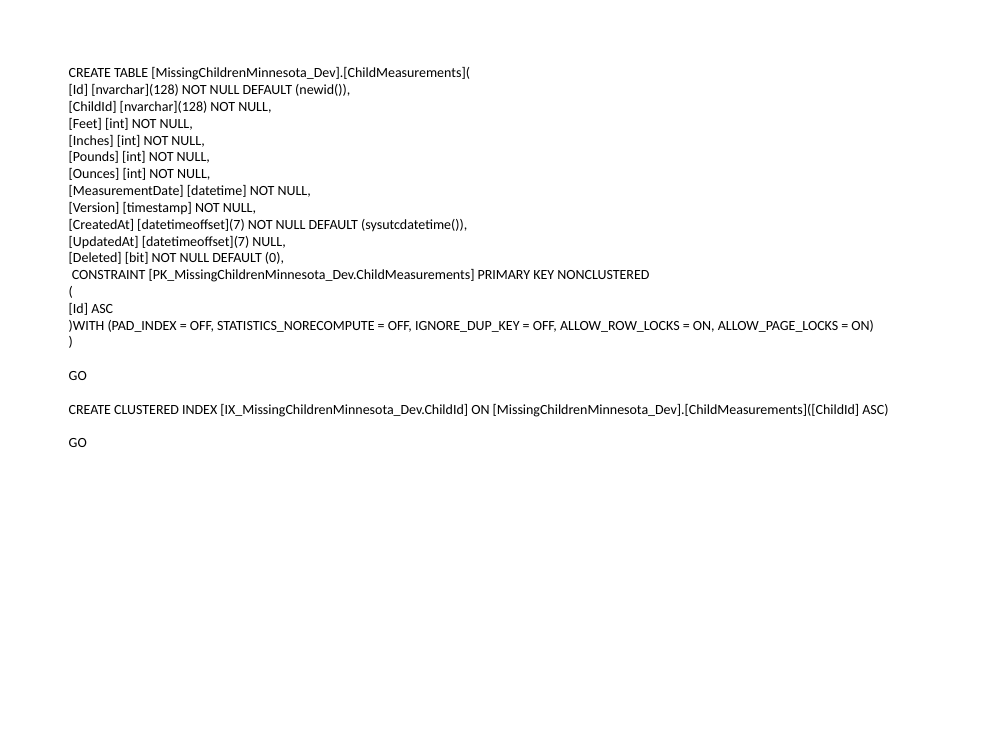
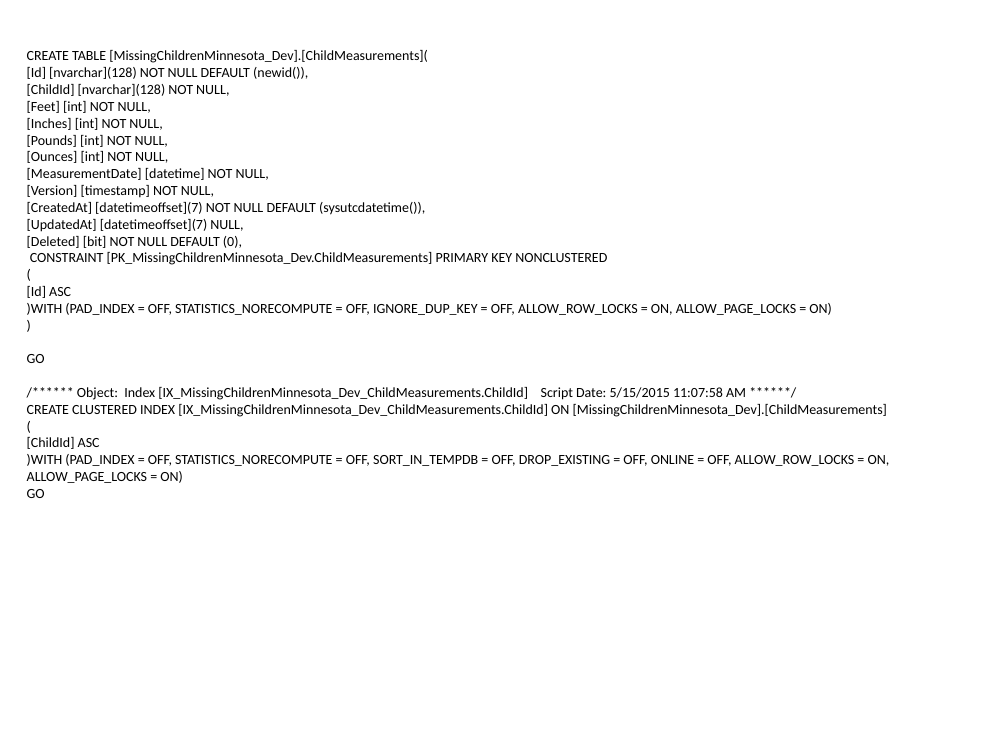
Before and after one commit to Magenic/MissingChildrenMinnesota, a slide deck: slide 10 of Docs/MCM Application Flow.pptx. Drawn at 1008x756 pixels with LibreOffice and Linux fonts; fonts in the diff are those of the drawing. Boxes give left, top, right and bottom in pixels: in the first picture for what was removed or moved away, otherwise in the second. Text is boxed around its words. In the diff, an @@ line names an element or a change of style, - is before the commit and + after.

Commit message:
changed to include the script info for IDCheckListItems, ChildCheckListItems, and StaticContents

```diff
--- a/Docs/MCM Application Flow.pptx
+++ b/Docs/MCM Application Flow.pptx
@@ text "CREATE TABLE [MissingChildrenMinnesota_Dev].[ChildMeasuremen ...": place and size @@
-text "CREATE TABLE [MissingChildrenMinnesota_Dev].[ChildMeasuremen ..." at (69,67,888,447)
+text "CREATE TABLE [MissingChildrenMinnesota_Dev].[ChildMeasuremen ..." at (27,50,890,498)
@@ text at (27,387,890,483): text changed @@
-CREATE CLUSTERED INDEX [IX_MissingChildrenMinnesota_Dev.ChildId] ON [MissingChildrenMinnesota_Dev].[ChildMeasurements]([ChildId] ASC)
+/****** Object: Index [IX_MissingChildrenMinnesota_Dev_ChildMeasurements.ChildId] Script Date: 5/15/2015 11:07:58 AM ******/
+CREATE CLUSTERED INDEX [IX_MissingChildrenMinnesota_Dev_ChildMeasurements.ChildId] ON [MissingChildrenMinnesota_Dev].[ChildMeasurements]
+(
+[ChildId] ASC
+)WITH (PAD_INDEX = OFF, STATISTICS_NORECOMPUTE = OFF, SORT_IN_TEMPDB = OFF, DROP_EXISTING = OFF, ONLINE = OFF, ALLOW_ROW_LOCKS = ON, ALLOW_PAGE_LOCKS = ON)
```
Also in this commit, not shown: 3 other slides changed, 4 slides added.
